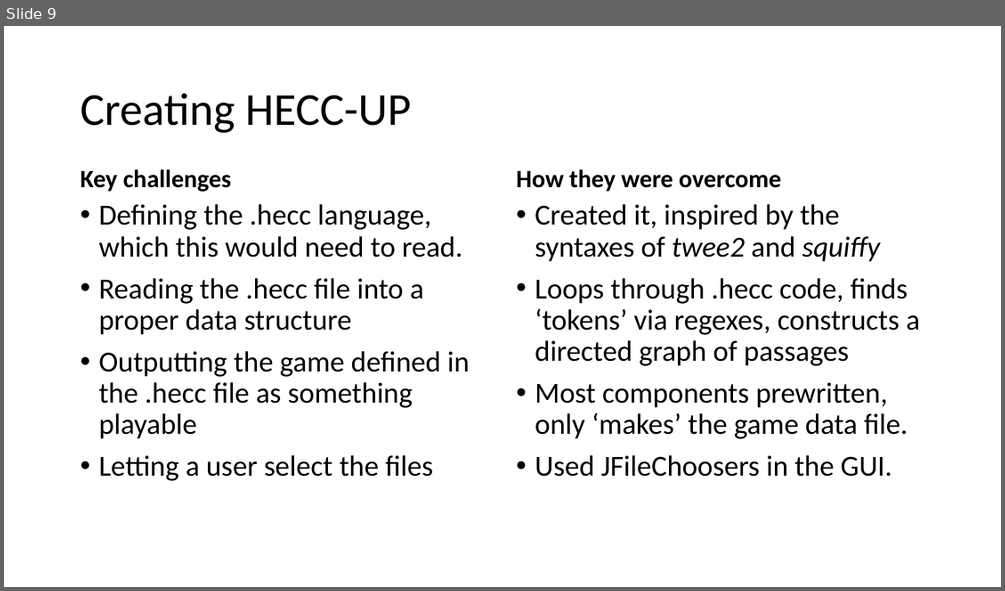
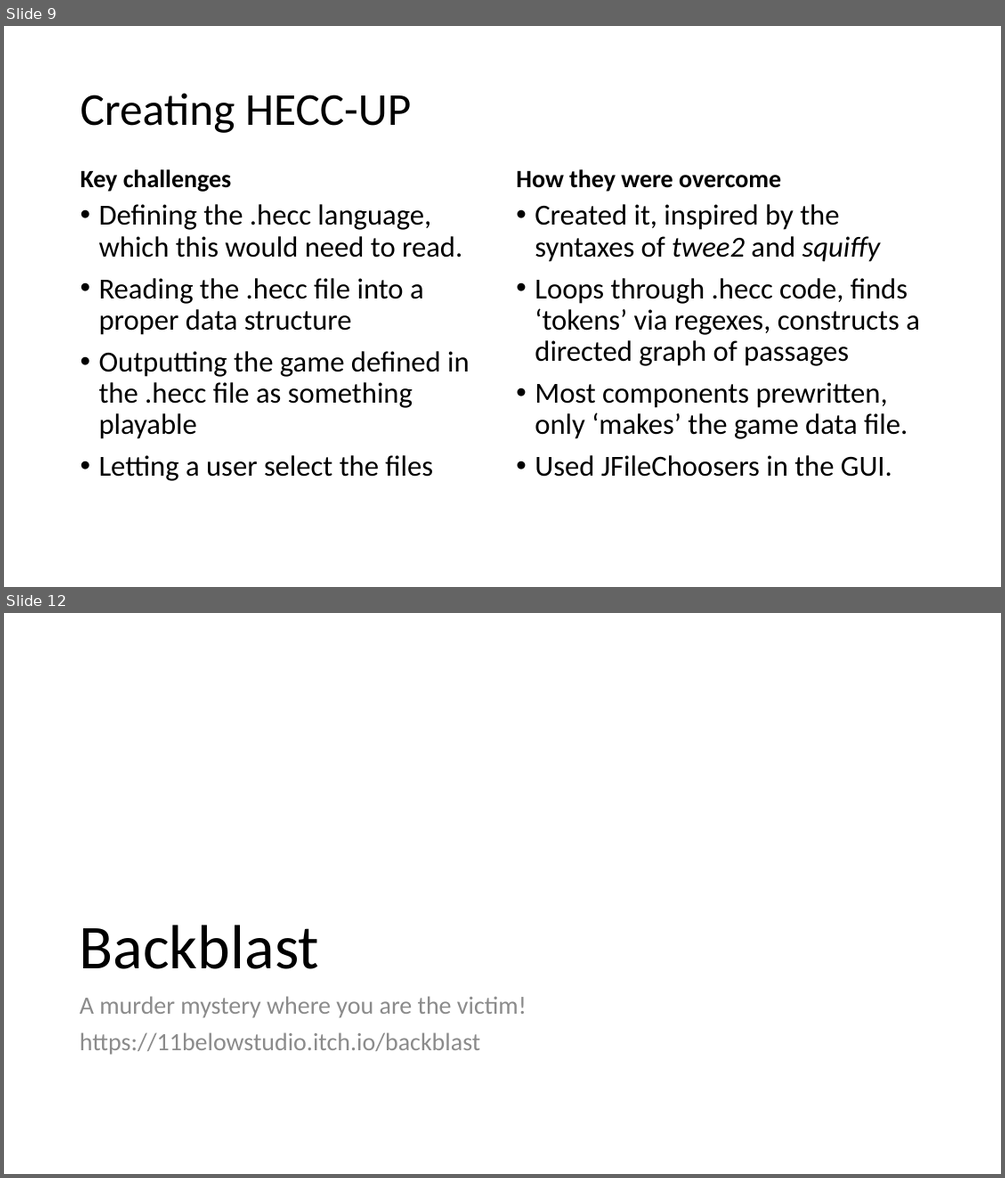
Before and after one commit to 11BelowStudio/HECC-IT, a slide deck: Reports n such/PDO presentation.pptx. Shown one above the other, each under a label of ours: slide 9 before the commit, slides 9 and 12 after it; the slides between them are not shown. The pictures are 1005x591 and 1005x1178 pixels, drawn with LibreOffice and Linux fonts; fonts in the diff are those of the drawing. Boxes give left, top, right and bottom in pixels: in the first picture for what was removed or moved away, otherwise in the second. Text is boxed around its words. In the diff, an @@ line names an element or a change of style, - is before the commit and + after.

```diff
--- a/Reports n such/PDO presentation.pptx
+++ b/Reports n such/PDO presentation.pptx
@@ slide 12 added at box(4, 613, 1001, 1174), background #FFFFFF @@
@@ title added at box(80, 925, 319, 969), 60 pt, text #000000 @@
+Backblast
@@ text added at box(80, 996, 526, 1054), 24 pt, text #8C8C8C @@
+A murder mystery where you are the victim!
+https://11belowstudio.itch.io/backblast
```
Also in this commit, not shown: 6 slides changed, 11 other slides added, 7 other files.
